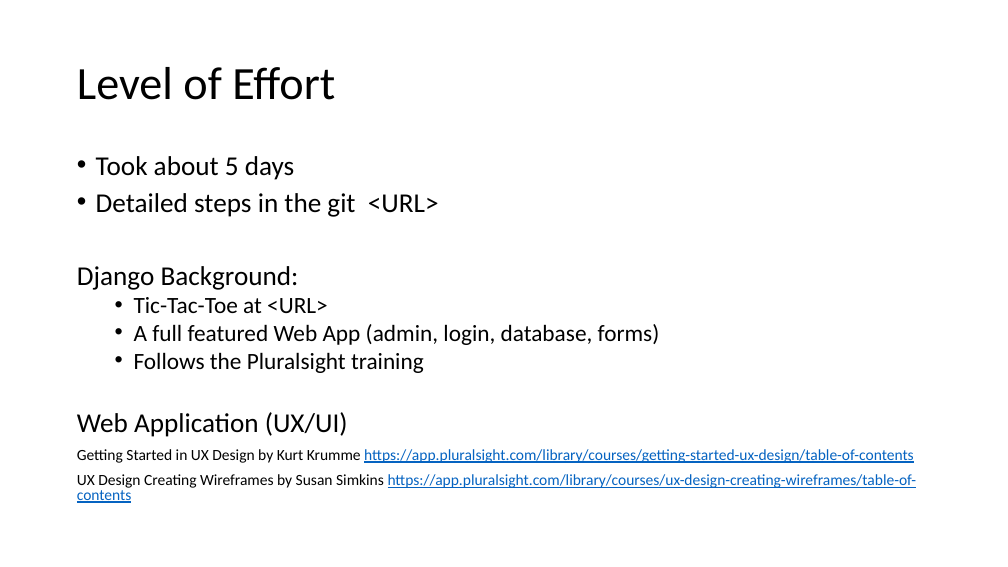
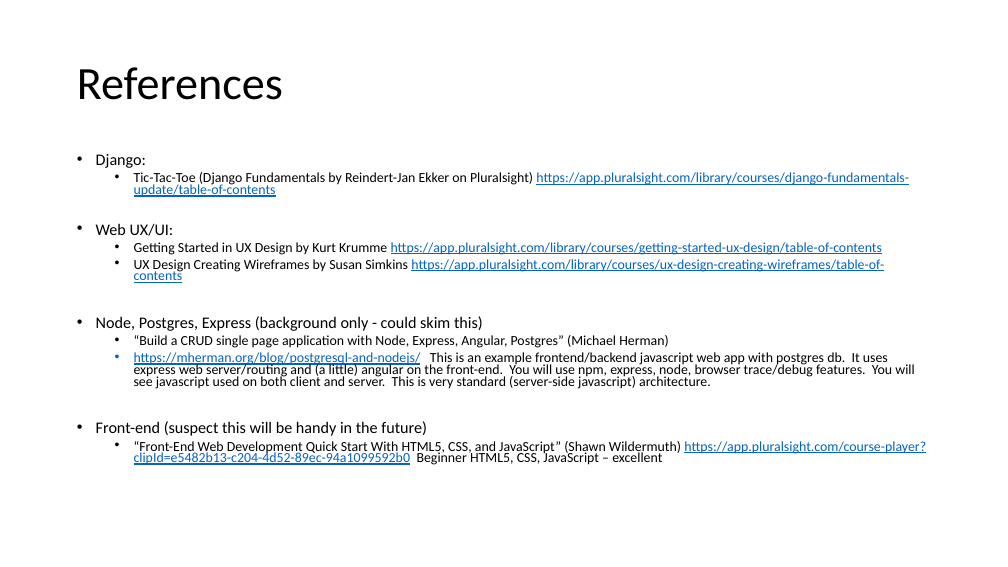
Before and after one commit to cwinsor/django_103_plasticc_and_ux, a slide deck: slide 21 of presentation.pptx (slide 18 before the commit). Drawn at 1008x567 pixels with LibreOffice and Linux fonts; fonts in the diff are those of the drawing. Boxes give left, top, right and bottom in pixels: in the first picture for what was removed or moved away, otherwise in the second. Text is boxed around its words. In the diff, an @@ line names an element or a change of style, - is before the commit and + after.

Commit message:
added login, and attempting to add ModelForms

```diff
--- a/presentation.pptx
+++ b/presentation.pptx
@@ title at [77,67,283,100]: text changed @@
-Level of Effort
+References
@@ text at [96,154,909,236]: text changed; size 22.2 to 13.2 pt; text colour #000000 to #0563C1 @@
-• Took about 5 days
-• Detailed steps in the git <URL>
-Django Background:
-  • Tic-Tac-Toe at <URL>
-  • A full featured Web App (admin, login, database, forms)
-  • Follows the Pluralsight training
-Web Application (UX/UI)
+• Django:
+  • Tic-Tac-Toe (Django Fundamentals by Reindert-Jan Ekker on Pluralsight) https://app.pluralsight.com/library/courses/django-fundamentals-update/table-of-contents
+• Web UX/UI:
@@ text at [134,242,884,283]: size 14.8 to 13.2 pt in "Getting Started in UX Design by Kurt ...", "UX Design Creating Wireframes by Susan Simkins ..."; bullet none to •; list level 1 to 2 in "Getting Started in UX Design ..."; line spacing 0.8 to 0.7; list level 1 to 2 in "UX Design Creating Wireframes by ..." @@
@@ text at [96,316,926,465]: paragraphs added @@
+• Node, Postgres, Express (background only - could skim this)
+  • “Build a CRUD single page application with Node, Express, Angular, Postgres” (Michael Herman)
+  • https://mherman.org/blog/postgresql-and-nodejs/ This is an example frontend/backend javascript web app with postgres db. It uses express web server/routing and (a little) angular on the front-end. You will use npm, express, node, browser trace/debug features. You will see javascript used on both client and server. This is very standard (server-side javascript) architecture.
+• Front-end (suspect this will be handy in the future)
+  • “Front-End Web Development Quick Start With HTML5, CSS, and JavaScript” (Shawn Wildermuth) https://app.pluralsight.com/course-player?clipId=e5482b13-c204-4d52-89ec-94a1099592b0 Beginner HTML5, CSS, JavaScript – excellent
```
Also in this commit, not shown: 3 other slides changed, 3 slides added, 17 other files.
